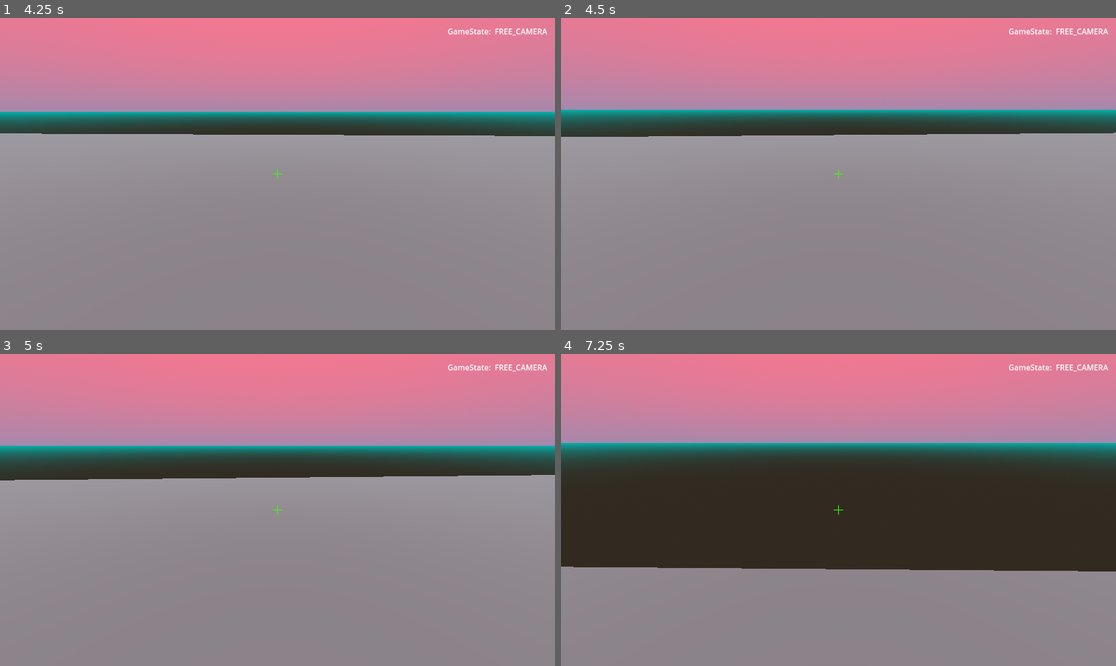
Above: before the commit, frames 1-4 (two rows, left to right).
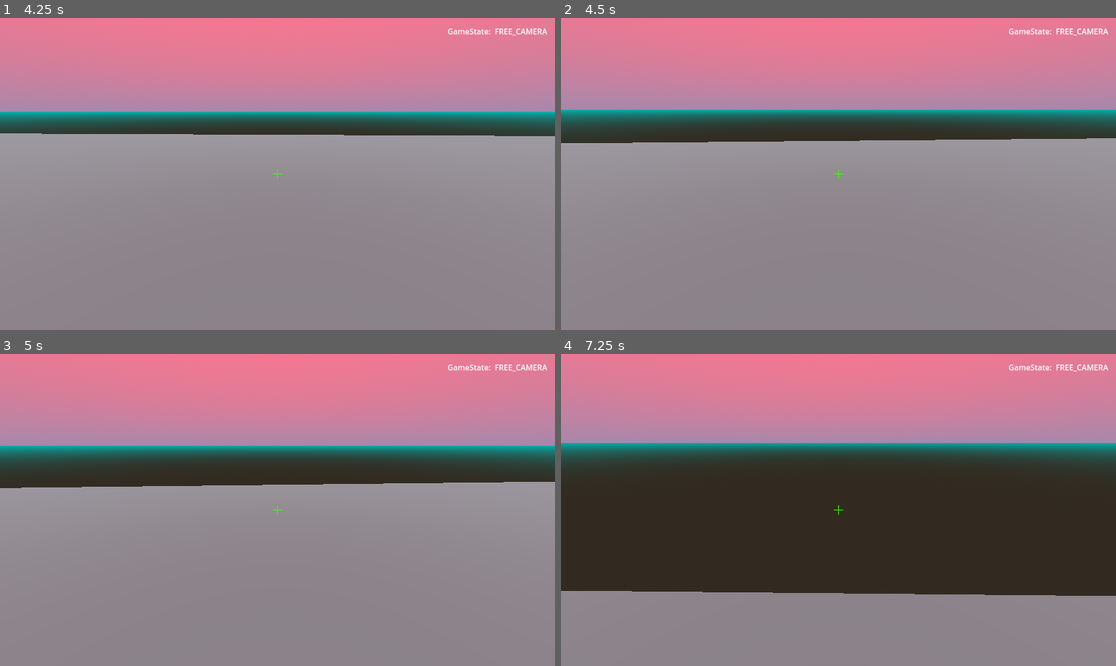
Above: after the commit, the same moments.

Repository: tehelka-gamedev/gmtk-2024
Game: Godot game, scene res://main/main_test_tehelka.tscn
Two runs of this game, one before a commit and one after it. Both use one fixed random seed, a clock stepped at 60 frames per second and the inputs below. This scene is started directly instead of the project's main scene.
Inputs (mouse positions are in pixels of both pictures, inside the frame that each line leads up to):
- Up to frame 1 (4.25 s): move the mouse to (271, 180) at 0.52 s; hold Right mouse button (allow_object_rotation, bound only after… 0.53-1.28 s; hold W (move_forward) 0.53-2.78 s; click (271, 180) at 0.67 s; move the mouse to (316, 177) at 1.27 s; click (316, 177) at 1.35 s; right-click (316, 177) at 1.55 s; move the mouse to (233, 170) at 2.02 s; hold Right mouse button (allow_object_rotation, bound only after… 2.03-2.78 s; click (233, 170) at 2.17 s; move the mouse to (283, 174) at 2.77 s; hold A (move_left) 2.78-3.53 s; right-click (283, 174) at 2.85 s; click (283, 174) at 2.92 s; tap Enter at 3.5 s; move the mouse to (255, 167) at 3.52 s; press the mouse at (255, 167) at 3.53 s; hold W (move_forward) from 3.53 s (still down); right-click (255, 167) at 3.8 s
- Up to frame 2 (4.5 s): keep holding W (move_forward); tap Space at 4.25 s; move the mouse to (866, 174) at 4.27 s; release the mouse at (866, 174) at 4.28 s; right-click (866, 174) at 4.35 s; click (866, 174) at 4.42 s
- Up to frame 3 (5 s): keep holding W (move_forward)
- Up to frame 4 (7.25 s): move the mouse to (810, 510) at 5.02 s; hold Right mouse button (allow_object_rotation, bound only after… 5.03-5.78 s; click (810, 510) at 5.17 s; move the mouse to (849, 503) at 5.77 s; release W (move_forward) at 5.78 s; hold D (move_right) 5.78-6.53 s; click (849, 503) at 5.85 s; right-click (849, 503) at 6.05 s; move the mouse to (832, 516) at 6.52 s; hold W (move_forward) from 6.53 s (still down); hold Right mouse button (allow_object_rotation, bound only after… from 6.53 s (still down); click (832, 516) at 6.67 s

Frame 1 is identical in both runs. In frame 2, 1.9% of the frame differs, in the area x 0-100%, y 36-41%; in frame 3, 2.3%; in frame 4, 7.7%, in the area x 0-100%, y 68-78%.

Commit message:
add a rotating object mode and fix camera movement related to that. Clear unused inputs

Diff:
--- a/godot/camera/player_camera.gd
+++ b/godot/camera/player_camera.gd
@@ -23,7 +23,9 @@
 	if Input.mouse_mode != Input.MOUSE_MODE_CAPTURED:
 		return
 
-	if GameState.current_game_state != Enum.GameState.FREE_CAMERA:
+	var can_move:bool = (GameState.current_game_state == Enum.GameState.FREE_CAMERA
+		or GameState.current_game_state == Enum.GameState.OBJECT_SELECTED)
+	if not can_move:
 		return
 
 	var horizontal_input_vector: Vector2 = Input.get_vector(
@@ -41,6 +43,8 @@
 	)
 
 	position += translation_speed * delta * motion_vector
+
+
 
 
 func _input(event: InputEvent) -> void:
@@ -86,8 +90,17 @@
 	if Input.mouse_mode != Input.MOUSE_MODE_CAPTURED:
 		return
 
-	if GameState.current_game_state != Enum.GameState.FREE_CAMERA:
+	# Can rotate only if in free camera or in object selected
+	var can_rotate:bool = (GameState.current_game_state == Enum.GameState.FREE_CAMERA
+		or GameState.current_game_state == Enum.GameState.OBJECT_SELECTED)
+
+	if not can_rotate:
 		return
+
+	if event is InputEventMouseButton:
+		var mouse_event := event as InputEventMouseButton
+		if mouse_event.button_index == MOUSE_BUTTON_RIGHT and not mouse_event.pressed:
+			return
 
 	var window: Window = get_viewport() as Window
 	var scale_factor: float = min(
--- a/godot/enum.gd
+++ b/godot/enum.gd
@@ -4,4 +4,5 @@
 enum GameState {
 	FREE_CAMERA,
 	OBJECT_SELECTED,
+	ROTATING_OBJECT,
 }
--- a/godot/game_object/game_object.gd
+++ b/godot/game_object/game_object.gd
@@ -33,11 +33,15 @@
 	pass
 
 
+
 func _input(event: InputEvent) -> void:
 	if not selected:
 		return
 
-	if event is InputEventMouseMotion and Input.get_mouse_mode() == Input.MOUSE_MODE_CAPTURED:
+	if (Input.is_action_pressed("allow_object_rotation")
+		and event is InputEventMouseMotion
+		and Input.get_mouse_mode() == Input.MOUSE_MODE_CAPTURED
+	):
 		rotate_x(deg_to_rad(event.relative.y * mouse_sensitivity))
 		rotate_y(deg_to_rad(event.relative.x * mouse_sensitivity))
 
@@ -47,53 +51,12 @@
 		#position += Vector3(event.relative.x, event.relative.y, 0)
 	pass
 
-
-func _physics_process(delta: float) -> void:
-	if not selected:
-		return
-
-	return
-
-	var rot:Vector3 = Vector3.ZERO
-	var rotY:Vector3 = Vector3.ZERO
-	var rotZ:Vector3 = Vector3.ZERO
-
-	const ROT_AMOUNT:int = 5
-
-	if Input.is_action_pressed("rotate_object_X+"):
-		rot = Vector3.RIGHT
-	if Input.is_action_pressed("rotate_object_X-"):
-		rot = Vector3.LEFT
-
-	if Input.is_action_pressed("rotate_object_Y+"):
-		rotY = Vector3.UP
-	if Input.is_action_pressed("rotate_object_Y-"):
-		rotY = Vector3.DOWN
-
-	if Input.is_action_pressed("rotate_object_Z+"):
-		rotZ = Vector3.FORWARD
-	if Input.is_action_pressed("rotate_object_Z-"):
-		rotZ = Vector3.BACK
-
-
-
-	if rot != Vector3.ZERO:
-		global_rotate(rot, ROT_AMOUNT*delta)
-
-	if rotY != Vector3.ZERO:
-		global_rotate(rotY, ROT_AMOUNT*delta)
-
-	if rotZ != Vector3.ZERO:
-		global_rotate(rotZ, ROT_AMOUNT*delta)
-
-
 func _on_input_event(camera:Node, event:InputEvent, event_position:Vector3, normal:Vector3, shapeidx:int) -> void:
 	if not selected:
 		return
 
 	if event is not InputEventMouseButton:
 		return
-	print("ok")
 
 	if event.button_index == MOUSE_BUTTON_LEFT and event.pressed:
 		print("pressed")
--- a/godot/main/main.gd
+++ b/godot/main/main.gd
@@ -27,6 +27,13 @@
 		if current_selected_object != null:
 				_unselect_current_object()
 
+	if GameState.current_game_state == Enum.GameState.OBJECT_SELECTED:
+		if Input.is_action_pressed("allow_object_rotation"):
+			GameState.current_game_state = Enum.GameState.ROTATING_OBJECT
+	elif GameState.current_game_state == Enum.GameState.ROTATING_OBJECT:
+		if not Input.is_action_pressed("allow_object_rotation"):
+			GameState.current_game_state = Enum.GameState.OBJECT_SELECTED
+
 func _unselect_current_object() -> void:
 	assert (current_selected_object!=null, "Trying to unselect an object but none is selected, something is wrong!")
 
--- a/godot/project.godot
+++ b/godot/project.godot
@@ -49,6 +49,7 @@
 move_up={
 "deadzone": 0.5,
 "events": [null, Object(InputEventKey,"resource_local_to_scene":false,"resource_name":"","device":-1,"window_id":0,"alt …(198 unchanged characters)…
+, Object(InputEventKey,"resource_local_to_scene":false,"resource_name":"","device":-1,"window_id":0,"alt_pressed":false,"shift_pressed":false,"ctrl_pressed":false,"meta_pressed":false,"pressed":false,"keycode":0,"physical_keycode":32,"key_label":0,"unicode":32,"location":0,"echo":false,"script":null)
 ]
 }
 move_down={
@@ -71,44 +72,19 @@
 "events": [Object(InputEventMouseButton,"resource_local_to_scene":false,"resource_name":"","device":-1,"window_id":0,"a …(253 unchanged characters)…
 ]
 }
-rotate_object_Y+={
-"deadzone": 0.5,
-"events": [Object(InputEventKey,"resource_local_to_scene":false,"resource_name":"","device":-1,"window_id":0,"alt_pressed":false,"shift_pressed":false,"ctrl_pressed":false,"meta_pressed":false,"pressed":false,"keycode":0,"physical_keycode":65,"key_label":0,"unicode":113,"location":0,"echo":false,"script":null)
-]
-}
 move_right={
 "deadzone": 0.5,
 "events": [Object(InputEventKey,"resource_local_to_scene":false,"resource_name":"","device":-1,"window_id":0,"alt_press …(192 unchanged characters)…
 ]
 }
-rotate_object_Y-={
-"deadzone": 0.5,
-"events": [Object(InputEventKey,"resource_local_to_scene":false,"resource_name":"","device":-1,"window_id":0,"alt_pressed":false,"shift_pressed":false,"ctrl_pressed":false,"meta_pressed":false,"pressed":false,"keycode":0,"physical_keycode":68,"key_label":0,"unicode":100,"location":0,"echo":false,"script":null)
-]
-}
-rotate_object_X+={
-"deadzone": 0.5,
-"events": [Object(InputEventKey,"resource_local_to_scene":false,"resource_name":"","device":-1,"window_id":0,"alt_pressed":false,"shift_pressed":false,"ctrl_pressed":false,"meta_pressed":false,"pressed":false,"keycode":0,"physical_keycode":83,"key_label":0,"unicode":115,"location":0,"echo":false,"script":null)
-]
-}
-rotate_object_X-={
-"deadzone": 0.5,
-"events": [Object(InputEventKey,"resource_local_to_scene":false,"resource_name":"","device":-1,"window_id":0,"alt_pressed":false,"shift_pressed":false,"ctrl_pressed":false,"meta_pressed":false,"pressed":false,"keycode":0,"physical_keycode":87,"key_label":0,"unicode":122,"location":0,"echo":false,"script":null)
-]
-}
-rotate_object_Z+={
-"deadzone": 0.5,
-"events": [Object(InputEventKey,"resource_local_to_scene":false,"resource_name":"","device":-1,"window_id":0,"alt_pressed":false,"shift_pressed":false,"ctrl_pressed":false,"meta_pressed":false,"pressed":false,"keycode":0,"physical_keycode":81,"key_label":0,"unicode":97,"location":0,"echo":false,"script":null)
-]
-}
-rotate_object_Z-={
-"deadzone": 0.5,
-"events": [Object(InputEventKey,"resource_local_to_scene":false,"resource_name":"","device":-1,"window_id":0,"alt_pressed":false,"shift_pressed":false,"ctrl_pressed":false,"meta_pressed":false,"pressed":false,"keycode":0,"physical_keycode":69,"key_label":0,"unicode":101,"location":0,"echo":false,"script":null)
-]
-}
 debug_menu={
 "deadzone": 0.5,
 "events": [Object(InputEventKey,"resource_local_to_scene":false,"resource_name":"","device":-1,"window_id":0,"alt_press …(192 unchanged characters)…
+]
+}
+allow_object_rotation={
+"deadzone": 0.5,
+"events": [Object(InputEventMouseButton,"resource_local_to_scene":false,"resource_name":"","device":-1,"window_id":0,"alt_pressed":false,"shift_pressed":false,"ctrl_pressed":false,"meta_pressed":false,"button_mask":2,"position":Vector2(167, 16),"global_position":Vector2(176, 62),"factor":1.0,"button_index":2,"canceled":false,"pressed":true,"double_click":false,"script":null)
 ]
 }
 
